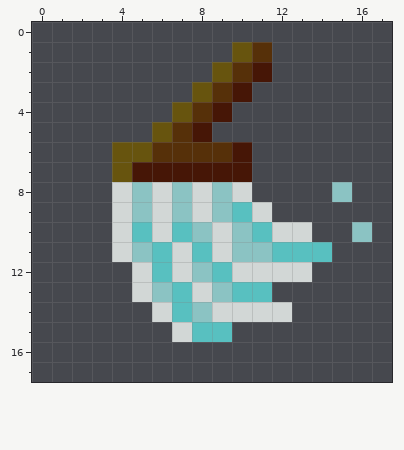
Two versions of one pixel-art sprite, Assets/Sprites/icon-mop.png. The picture above was drawn from the file before the commit.
The file is 18x18 pixels.
And afterwards:
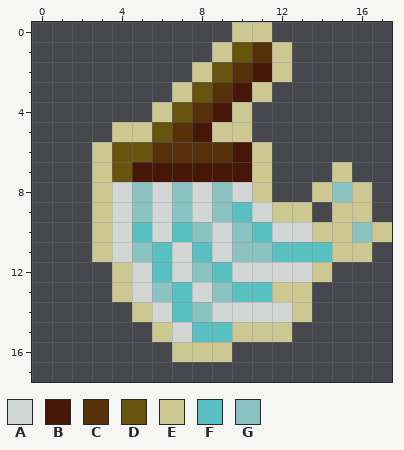
Palette (. is transparent): A #d2d7d6  B #461606  C #563009  D #67540e  E #cdc792  F #58c0c0  G #8bc3c3
From old to new:
There is now colour E in row 0 at x 10 to 11; in row 1 at x 9 and 12; in row 2 at x 8 and 12; in row 3 at x 7 and 11; in row 4 at x 6 and 10; in row 5 at x 4 to 5 and 9 to 10.
There is now colour E in row 6 at x 3 and 11; in row 7 at x 3, 11 and 15; in row 8 at x 3, 11, 14 and 16; in row 9 at x 3, 12 to 13 and 15 to 16; in row 10 at x 3, 14 to 15 and 17; in row 11 at x 3 and 15 to 16.
There is now colour E in row 12 at x 4 and 14; in row 13 at x 4 and 12 to 13; in row 14 at x 5 and 13; in row 15 at x 6 and 10 to 12; in row 16 at x 7 to 9.
